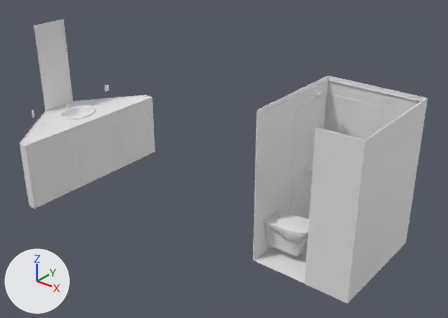
The glTF model public/models/Packaging/Full Bathroom.glb: old version first, new version second.
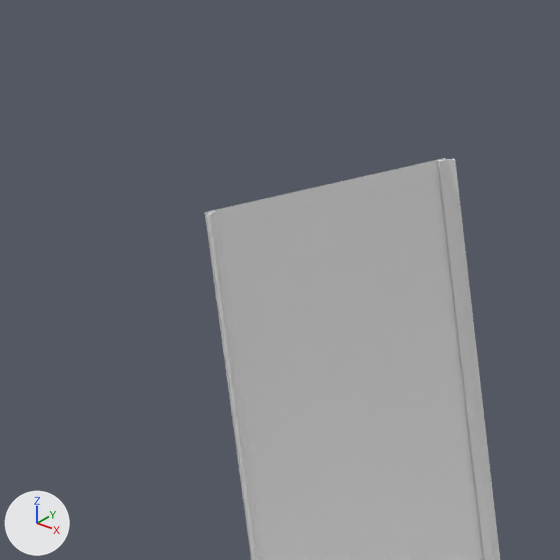
Each version is shown whole from a 50 mm camera at (2.02, -5.5, 4.98) aimed at (-2.55, 0.22, 1.43), then close up on the part from 2% to 17% of the width and 0% to 21% of the height. The axes (+X, +Y, +Z) are drawn at lower left. The lights are the same throughout. The last two pictures show the newer version. Where no turn or scale is listed for an object, it has been applied to the vertices. Vertices at exactly the same position are counted once.

Objects in the first close-up: 'Sink Area'.
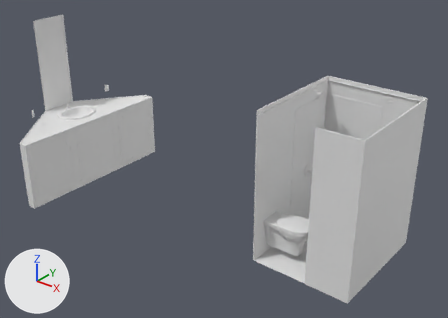
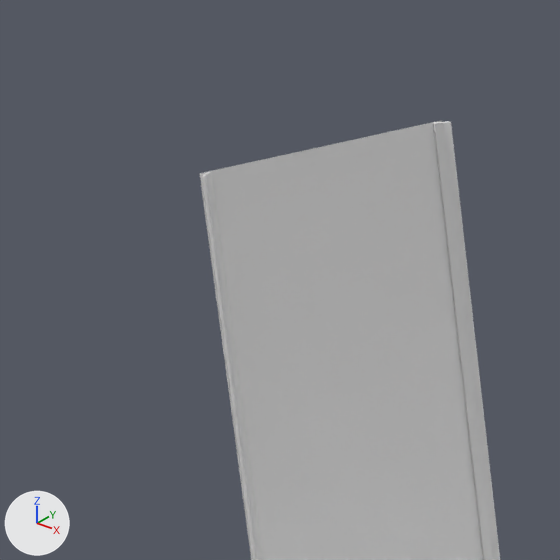
Pixel boxes (x1, y1, x2, y2) of what changed, in the close-ups (560 x 560 px):
'Sink Area', reshaped: before (205, 158, 500, 560); after (200, 120, 500, 560)

The change, as a diff of the scene's bpy script:
```diff
--- a/public/models/Packaging/Full Bathroom.glb.py
+++ b/public/models/Packaging/Full Bathroom.glb.py
@@ me_sink_area @@
 # used by ob_sink_area; location = (0.0, 0.0, 0.0)
-me_sink_area.from_pydata(...)  # 4839 vertices, 9392 faces; spans x -5.71..-4.83, y -1.22..1.22, z 0.5..2.8
+me_sink_area.from_pydata(...)  # 4839 vertices, 9392 faces; spans x -5.71..-4.83, y -1.22..1.22, z 0.5..2.87
+# me_sink_area part 1: all 94 vertices in x -5.67..-5.65, y -0.26..0.26, z 2.8 are moved by (0.0, 0.0, 0.07)
+# other edits to the shape of me_sink_area do not show in these pictures
```
